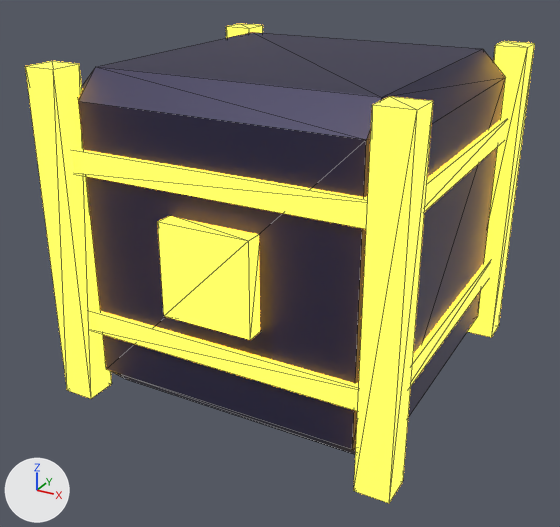
Renders of the FBX model roblox/games/gun-forge/art/blender/props/loot_crate.fbx from each side of a commit.
The view is the same before and after, from a camera (50 mm lens) standing at (3.21, -6.23, 4.11) and looking at (-0.08, -0.25, 1.12). Every picture has the same lights, and +X, +Y and +Z are marked at lower left. The first picture is the older version. Mesh edges are drawn as thin lines.

The older version as bpy lines, for what is in view:
```python
me_cube = bpy.data.meshes.new('Cube')
me_cube.from_pydata(...)  # 80 vertices, 128 faces; spans x -1.65..1.65, y -1.65..1.65, z 0.0..3.06
# faces by material slot: [44, 84]
me_cube.materials.append(mat_lootbody)  # dark blue #34304f
me_cube.materials.append(mat_lootneon)  # yellow #ffc935, glowing yellow #ffc935
ob_loot_crate = bpy.data.objects.new('Loot_crate', me_cube)
ob_loot_crate.location = (0.0, 0.0, 0.0)
```
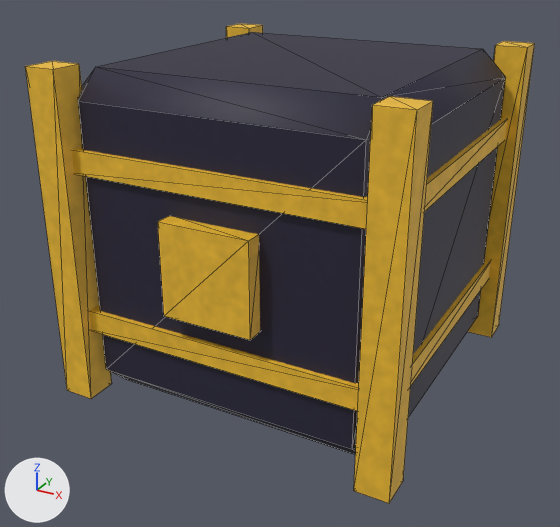
The newer file is also rescaled (x1.333) as a whole; pictures and numbers use the older file's frame.

Where the change shows, as pixel boxes (x1, y1, x2, y2) in the pictures (560 x 527 px):
'Loot_crate', recoloured, surface changed (darker)
    both: (25, 23, 535, 503)
part 1 of me_cube, recoloured (darker)
    both: (78, 32, 505, 454)
part 2 of me_cube, recoloured (darker)
    both: (25, 23, 535, 503)
part 3 of me_cube, surface changed (darker)
    both: (25, 23, 535, 503)

What changed in the scene script:
```text
Add img_loot_crate_png:
    img_loot_crate_png = load_image('loot_crate.png', '_unpacked/loot_crate.png', 512, 512, 'sRGB')
Add mat_loot_crate_mat:
    mat_loot_crate_mat = principled_material('loot_crate_Mat')
    mat_loot_crate_mat.texture = img_loot_crate_png
    mat_loot_crate_mat.roughness = 0.6
Change me_cube:
    where me_cube.from_pydata(...)  # 80 vertices, 128 faces; spans x -1.65..1.65, y -1.65..1.65, z 0.0..3.06
    used by ob_loot_crate; location = (0.0, 0.0, 0.0)
    me_cube part 1: all 44 faces that had it switch from mat_lootbody (dark blue #34304f) to mat_loot_crate_mat (picture img_loot_crate_png)
    me_cube part 2: all 84 faces that had it switch from mat_lootneon (yellow #ffc935, glowing yellow #ffc935) to mat_loot_crate_mat (picture img_loot_crate_png)
    me_cube part 3: texture (UV) coordinates of 128 of 128 faces, centred in x -1.65..1.65, y -1.65..1.65, z 0.0..3.06, changed; they spanned u 0.12..0.88, v 0.0..1.0 and now span u 0.0..0.98, v 0.0..1.0
```
